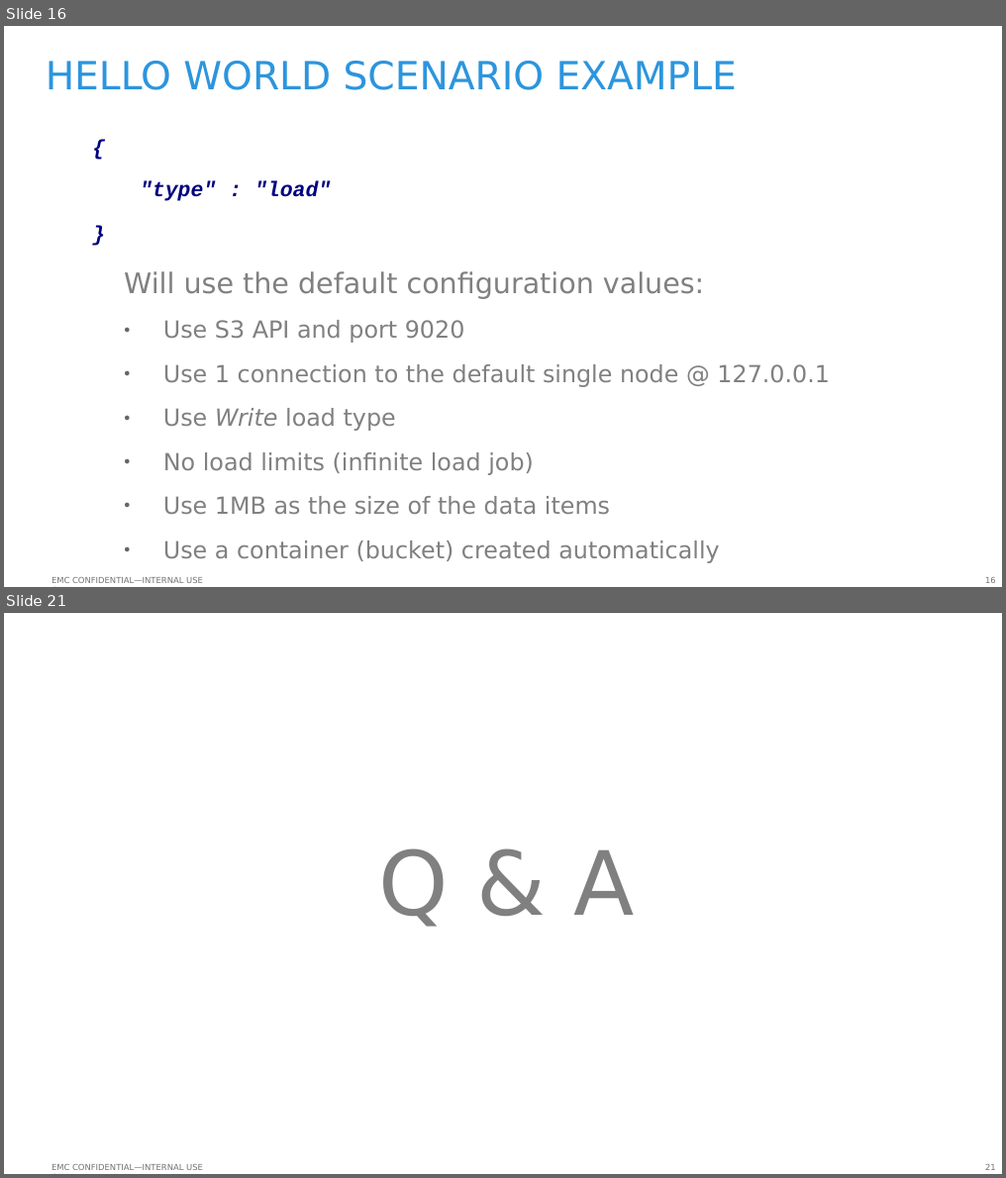
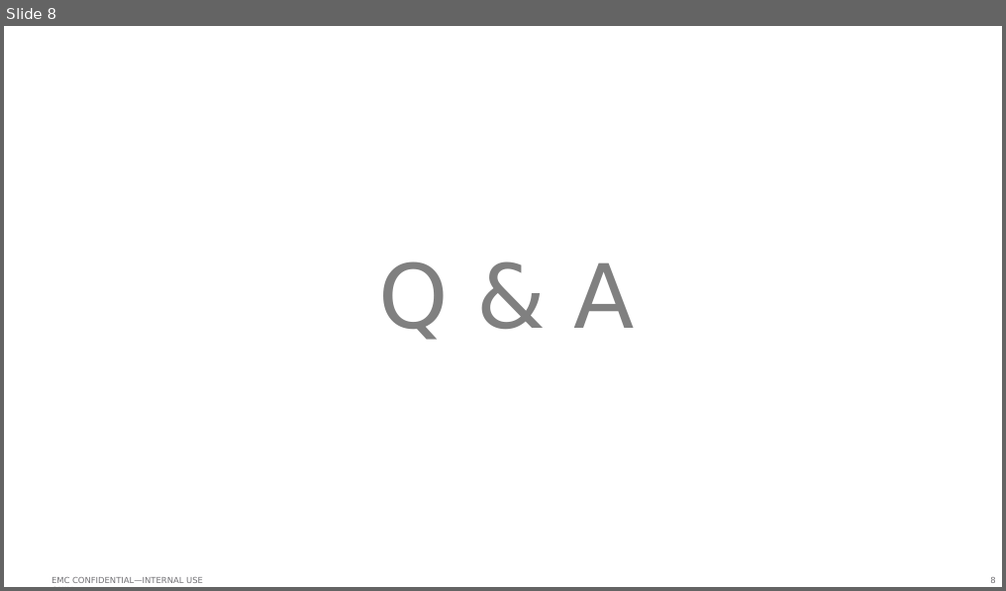
Before and after one commit to emc-mongoose/mongoose, a slide deck: doc/emcmongoosev2.odp. Shown one above the other, each under a label of ours: slides 16 and 21 before the commit, slide 8 after it; the slides between them are not shown. The pictures are 1006x1178 and 1006x591 pixels, drawn with LibreOffice and Linux fonts; fonts in the diff are those of the drawing; background and template pictures are left out. Boxes give left, top, right and bottom in pixels: in the first picture for what was removed or moved away, otherwise in the second. Text is boxed around its words. In the diff, an @@ line names an element or a change of style, - is before the commit and + after.

```diff
--- a/doc/emcmongoosev2.odp
+++ b/doc/emcmongoosev2.odp
@@ slide 16 removed at bbox=[4, 26, 1002, 587], background #FFFFFF; not listed: 2 template elements that a slide beside it also shows @@
@@ title removed at bbox=[46, 61, 737, 90] @@
-HELLO WORLD SCENARIO EXAMPLE
@@ text removed at bbox=[124, 180, 830, 564] @@
-{
-  "type" : "load"
-}
-Will use the default configuration values:
-  ● Use S3 API and port 9020
-  ● Use 1 connection to the default single node @ 127.0.0.1
-  ● Use Write load type
-  ● No load limits (infinite load job)
-  ● Use 1MB as the size of the data items
-  ● Use a container (bucket) created automatically
@@ what was slide 21 is now slide 8 @@
@@ page number at bbox=[990, 577, 995, 583]: text changed @@
-21
+8
```
Also in this commit, not shown: 2 slides changed, 3 slides added, 15 other slides removed, 6 other files.
